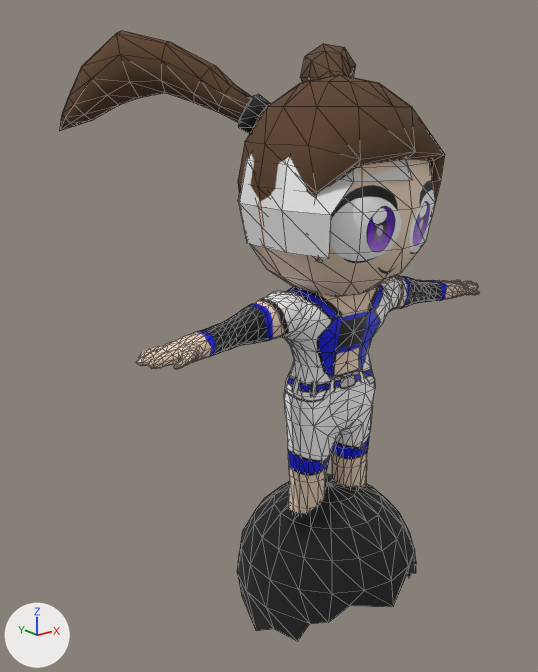
One commit to the glTF model assets/models/hair.gltf: the scene before it, then after it.
Both versions are drawn from a camera (50 mm lens) standing at (-1.508, -1.577, 1.485) and looking at (-0.074, 0.216, 0.768). Every picture has the same lights, and +X, +Y and +Z are marked at lower left. Mesh edges are drawn as thin lines. Where no turn or scale is listed for an object, it has been applied to the vertices.

The older version as bpy lines, for what is in view:
```python
me_cube_002 = bpy.data.meshes.new('Cube.002')
me_cube_002.from_pydata(...)  # 1184 vertices, 2360 faces; spans x -0.68..0.68, y -0.28..0.28, z 0.0..1.5
# faces by material slot: [144, 24, 288, 480, 688, 368, 368]
me_cube_002.materials.append(mat_head)  # beige #f6dcc5
me_cube_002.materials.append(mat_face)  # picture img_face_purple_xl
me_cube_002.materials.append(mat_torso)  # picture img_akari
me_cube_002.materials.append(mat_arms)  # picture img_akari
me_cube_002.materials.append(mat_hands)  # beige #f6dcc5
me_cube_002.materials.append(mat_legs)  # picture img_akari
me_cube_002.materials.append(mat_shoes)  # picture img_akari
me_sphere = bpy.data.meshes.new('Sphere')
me_sphere.from_pydata(...)  # 29 vertices, 41 faces; spans x -0.283..0.002, y -0.275..0.297, z -0.116..0.297
me_sphere_001 = bpy.data.meshes.new('Sphere.001')
me_sphere_001.from_pydata(...)  # 452 vertices, 884 faces; spans x -0.558..0.558, y -0.282..0.622, z -0.191..0.41
# faces by material slot: [732, 152]
me_sphere_001.materials.append(mat_material)  # brown #5e432d
me_sphere_001.materials.append(mat_material_001)  # black #252424
me_sphere_002 = bpy.data.meshes.new('Sphere.002')
me_sphere_002.from_pydata(...)  # 104 vertices, 186 faces; spans x -0.299..0.299, y -0.301..0.302, z -0.134..0.302
me_sphere_002.materials.append(mat_material_004)  # dark grey #4b4b4b
ob_base_mesh = bpy.data.objects.new('Base Mesh', me_cube_002)
ob_base_mesh.location = (0.0, 0.0, 0.0)
ob_hair = bpy.data.objects.new('Hair', me_sphere_002)
ob_hair.location = (0.0, 0.0, 0.0)
ob_hair_001 = bpy.data.objects.new('Hair.001', me_sphere_001)
ob_hair_001.location = (0.0, -0.003, 1.272)
ob_sphere = bpy.data.objects.new('Sphere', me_sphere)
ob_sphere.location = (0.001, -0.005, 1.221)
```
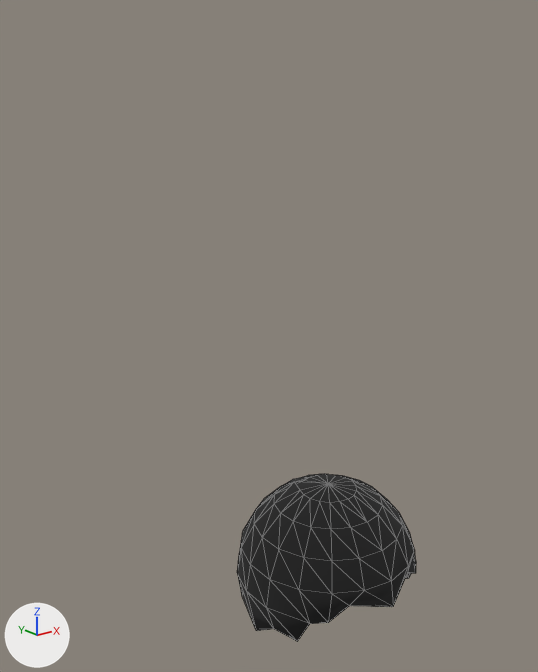
Location of each change, (x1, y1, x2, y2) in pixels of the pictures (538 x 672 px):
'Base Mesh', deleted: before (136, 159, 480, 514)
    faces in mat_face (picture img_face_purple_xl): (307, 163, 435, 283)
    faces in mat_legs (picture img_akari): (284, 378, 375, 514)
    faces in mat_torso (picture img_akari): (283, 284, 393, 397)
    faces in mat_arms (picture img_akari): (196, 275, 447, 356)
    faces in mat_head (beige #f6dcc5): (238, 159, 430, 296)
'Hair.001', deleted (brown): before (60, 31, 445, 263)
    faces in mat_material (brown #5e432d): (60, 31, 445, 263)
    faces in mat_material_001 (black #252424): (238, 94, 271, 134)
'Sphere', deleted: before (239, 154, 412, 259)

What the commit changed:
Object 'Base Mesh' (ob_base_mesh) is deleted.
Object 'Hair.001' (ob_hair_001) is deleted.
Object 'Sphere' (ob_sphere) is deleted.
